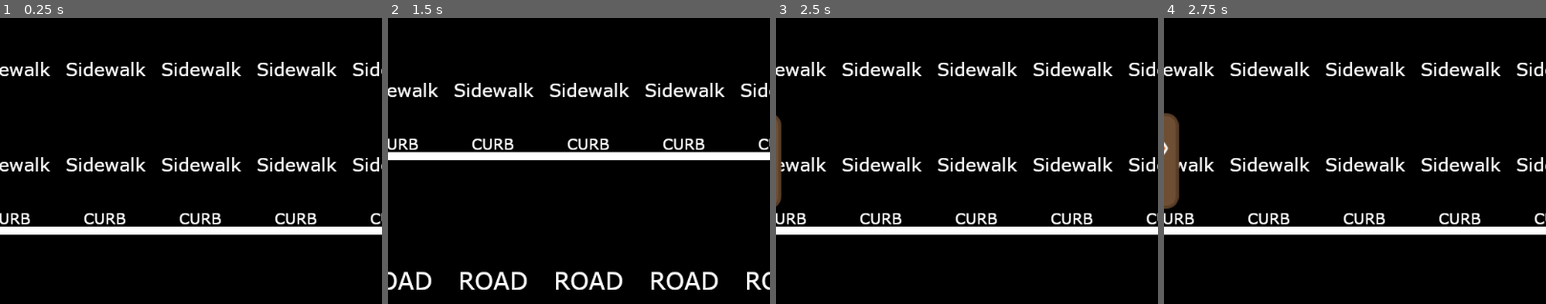
Above: before the commit, frames 1-4 (left to right).
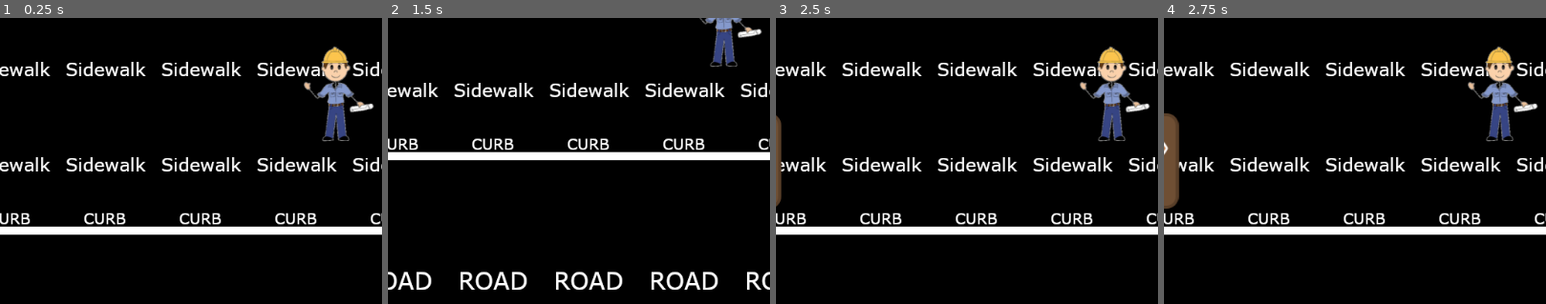
Above: after the commit, the same moments.

Repository: Anatolij-Grigorjev/MopedRebel
Game: Godot game, scene res://stages/stage_road1.tscn
The game is run twice, just before and just after one commit, with the same random seed, the same clock (stepped at 60 frames per second) and the same inputs. The project has no main scene, so this scene is started directly.
Inputs:
- Up to frame 1 (0.25 s): no input
- Up to frame 2 (1.5 s): hold D (accelerate_right) 0.53-1.28 s; tap Space (mount_moped) at 0.6 s; hold S (swerve_down) from 1.28 s (still down); tap E (turn_around) at 1.35 s
- Up to frame 3 (2.5 s): release S (swerve_down) at 2.03 s; hold D (accelerate_right) from 2.03 s (still down); tap Space (mount_moped) at 2.1 s
- Up to frame 4 (2.75 s): keep holding D (accelerate_right)
The pictures show only the part of the screen within x 17-67%, y 0-50%; the shares and areas given below are measured in that part.

The runs differ from the first frame. In frame 1, 2.0% of the frame differs, in the area x 79-98%, y 10-44%; in frame 2, 1.1%; in frame 3, 2.0%; in frame 4, 2.0%.

Commit message:
add initial citizen model, change psrite facing

Diff:
--- /dev/null
+++ b/game/citizens/basic_citizen.gd
@@ -0,0 +1,12 @@
+extends KinematicBody2D
+
+var sprite
+
+func _ready():
+	sprite = $sprite
+	pass
+
+#func _process(delta):
+#	# Called every frame. Delta is time since last frame.
+#	# Update game logic here.
+#	pass
--- /dev/null
+++ b/game/citizens/white_worker/white_worker1.tscn
@@ -0,0 +1,27 @@
+[gd_scene load_steps=4 format=2]
+
+[ext_resource path="res://citizens/basic_citizen.gd" type="Script" id=1]
+[ext_resource path="res://citizens/white_worker/citizen_worker.png" type="Texture" id=2]
+
+[sub_resource type="CapsuleShape2D" id=1]
+
+custom_solver_bias = 0.0
+radius = 45.7688
+height = 20.0
+
+[node name="white_worker1" type="KinematicBody2D"]
+
+input_pickable = false
+collision_layer = 1
+collision_mask = 54
+collision/safe_margin = 0.08
+script = ExtResource( 1 )
+_sections_unfolded = [ "Collision", "collision" ]
+
+[node name="sprite" type="Sprite" parent="." index="0"]
+
+texture = ExtResource( 2 )
+
+[node name="collision" type="CollisionShape2D" parent="." index="1"]
+
+shape = SubResource( 1 )
--- a/game/globals/global_constants.gd
+++ b/game/globals/global_constants.gd
@@ -18,9 +18,13 @@
 const LAYERS_SIDEWALK = 0
 const LAYERS_CURB = 1
 const LAYERS_ROAD = 2
+const LAYERS_REBEL_SIDEWALK = 3
+const LAYERS_REBEL_ROAD = 4
+const LAYERS_TRANSPORT_ROAD = 5
 
 ## GROUPS
 const GROUP_CARS = "road_cars"
+const GROUP_CITIZENS = "sidewalk_citizens"
 
 
 const DATETIME_FORMAT = "%s.%s.%s %s:%s:%s"
--- a/game/globals/global_functions.gd
+++ b/game/globals/global_functions.gd
@@ -57,6 +57,9 @@
 
 func flip_facing(facing_direction):
 	return C.FACING.LEFT if facing_direction == C.FACING.RIGHT else C.FACING.RIGHT
+
+func get_facing_for_velocity(velocity):
+	return sign(velocity)
 
 func parse_json_file_as_var(filepath):
 	#also sanity-checks string internally
--- a/game/rebel/rebel_on_moped.gd
+++ b/game/rebel/rebel_on_moped.gd
@@ -144,7 +144,7 @@
 		or Input.is_action_just_released('turn_around')
 	):
 		facing_direction = F.flip_facing(facing_direction)
-		$sprite_on_moped.flip_h = sign(facing_direction) < 0
+		$sprite_on_moped.scale.x = abs($sprite_on_moped.scale.x) * facing_direction
 		reset_velocity()
 
 func _handle_swerve_control(delta):
--- a/game/stages/stage_road1.tscn
+++ b/game/stages/stage_road1.tscn
@@ -7,6 +7,7 @@
 [ext_resource path="res://rebel/rebel_on_foot.tscn" type="PackedScene" id=5]
 [ext_resource path="res://rebel/rebel_on_moped.tscn" type="PackedScene" id=6]
 [ext_resource path="res://transport/car_blue/car_blue1.tscn" type="PackedScene" id=7]
+[ext_resource path="res://citizens/white_worker/white_worker1.tscn" type="PackedScene" id=8]
 
 [node name="stage_road1" type="Node2D" index="0"]
 
@@ -95,3 +96,7 @@
 
 position = Vector2( 1455.12, 809.238 )
 maintains_speed = -90.0
+
+[node name="white_worker1" parent="." index="7" instance=ExtResource( 8 )]
+
+position = Vector2( 629.362, 102.059 )
--- a/game/transport/simple_transport.gd
+++ b/game/transport/simple_transport.gd
@@ -1,4 +1,5 @@
 extends KinematicBody2D
+
 
 export(float) var maintains_speed = 100
 export(float) var bribe_money = 100
@@ -8,6 +9,7 @@
 var start_position = Vector2(0, 0)
 var velocity = Vector2()
 var collided = false
+var maintains_direction = C.FACING.RIGHT
 
 func _ready():
 	start_position = global_position
@@ -26,9 +28,10 @@
 
 func reset_transport():
 	global_position = start_position
-	velocity = Vector2(maintains_speed, 0)
+	maintains_direction = F.get_facing_for_velocity(maintains_speed)
+	velocity = Vector2(abs(maintains_speed) * maintains_direction, 0)
 	collided = false
-	$sprite.flip_h = sign(maintains_speed) >= 0
+	$sprite.scale.x = abs($sprite.scale.x) * maintains_direction
 
 func react_collision(collision):
 	collided = true
Binary file added: game/citizens/white_worker/citizen_worker.png
Not shown, added: game/citizens/white_worker/citizen_worker.png.import
Not shown: 1 places in game/stages/stage_road1.tscn that only renumber resources
Not shown, added: assets/exports/citizen_worker.png
Not shown, added: assets/worker-clipart-1.jpg
